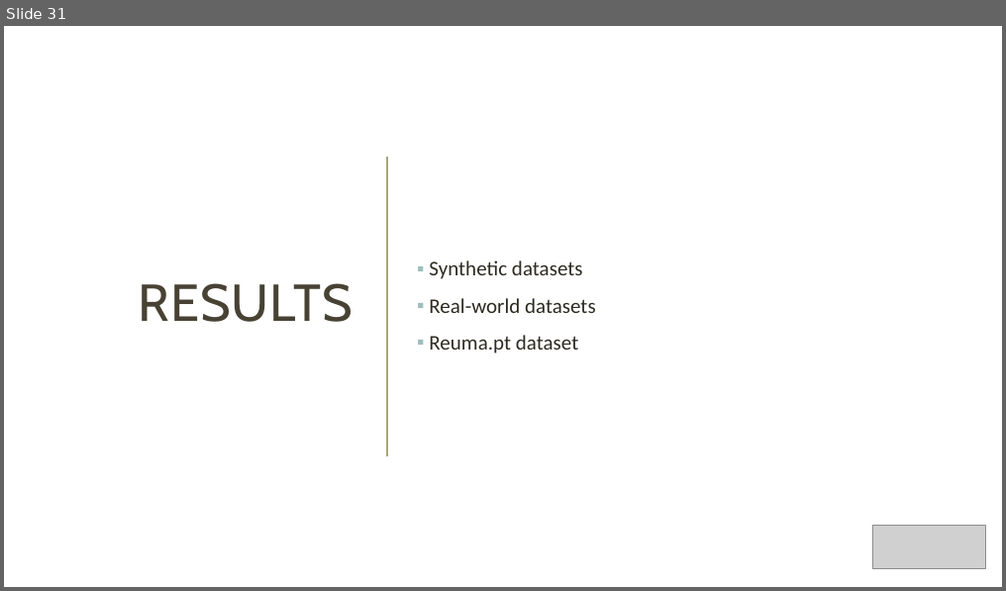
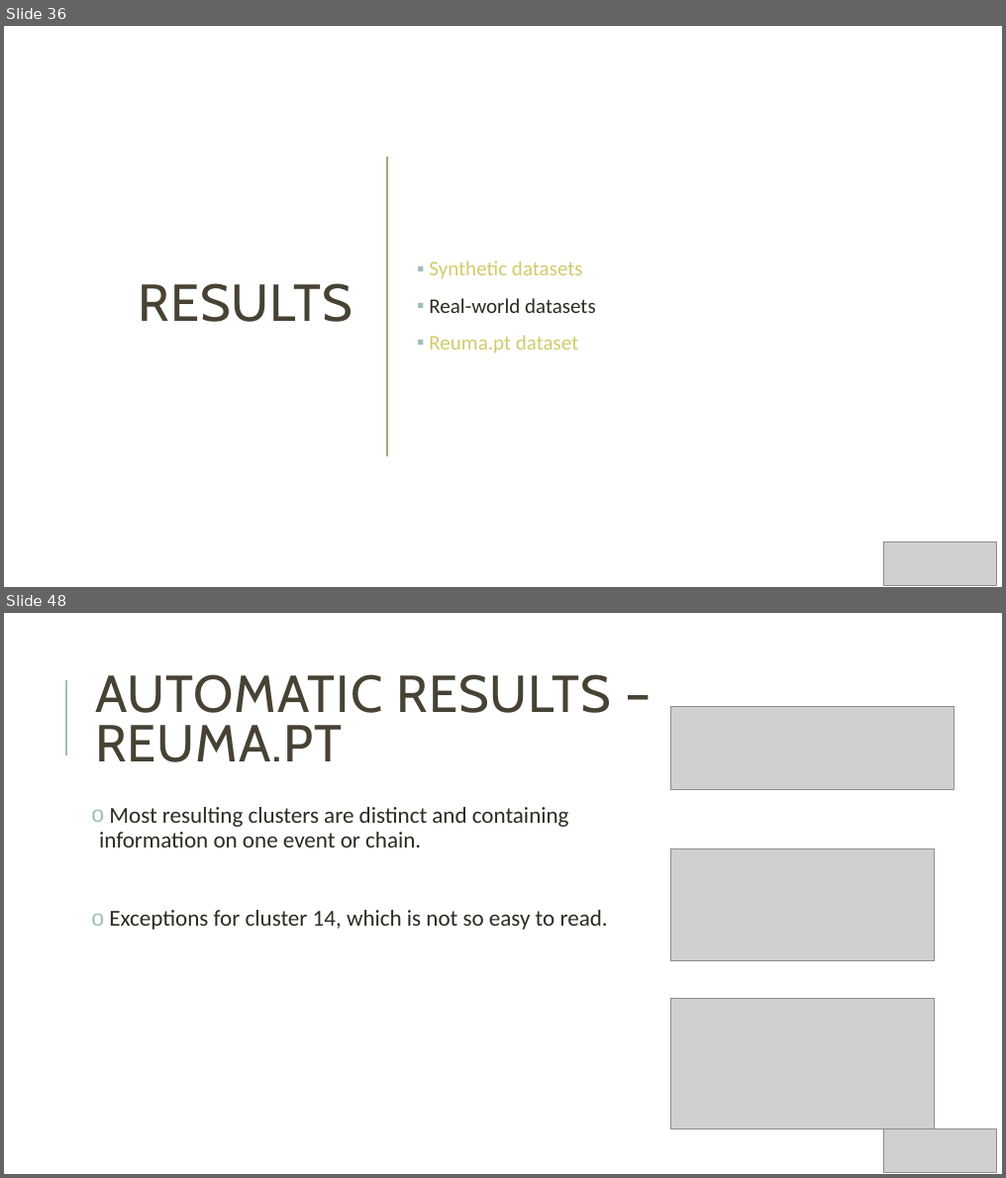
Before and after one commit to Nuno09/MscThesis, a slide deck: Dissertacao/apresentação_tese.pptx. Shown one above the other, each under a label of ours: slide 31 before the commit, slides 36 and 48 after it; the slides between them are not shown. The pictures are 1006x591 and 1006x1178 pixels, drawn with LibreOffice and Linux fonts; fonts in the diff are those of the drawing; grey boxes stand for pictures. Boxes give left, top, right and bottom in pixels: in the first picture for what was removed or moved away, otherwise in the second. Text is boxed around its words. In the diff, an @@ line names an element or a change of style, - is before the commit and + after.

```diff
--- a/Dissertacao/apresentação_tese.pptx
+++ b/Dissertacao/apresentação_tese.pptx
@@ slide 48 added at (4, 613, 1002, 1174), background #FFFFFF @@
@@ line added from (66, 756) to (66, 680), #9CBEBD 1.5 pt @@
@@ title added at (95, 674, 611, 762), 50 pt, text #474233 @@
+AUTOMATIC RESULTS – REUMA.PT
@@ picture added at (670, 707, 953, 789) @@
@@ text added at (99, 807, 608, 930), 22 pt, text #2E2B21 @@
+o Most resulting clusters are distinct and containing information on one event or chain.
+o Exceptions for cluster 14, which is not so easy to read.
@@ picture added at (670, 849, 935, 961) @@
@@ picture added at (670, 998, 935, 1130) @@
@@ picture added at (884, 1130, 997, 1173) @@
@@ what was slide 31 is now slide 36 @@
@@ slide 36 changed as well @@
@@ text at (429, 261, 583, 354): text colour #2E2B21 to #D2CB6C in "Synthetic datasets", "Reuma.pt dataset" @@
@@ picture: place and size @@
-picture at (873, 525, 986, 569)
+picture at (884, 543, 997, 586)
```
Also in this commit, not shown: 29 other slides changed, 23 other slides added, 2 slides removed.
